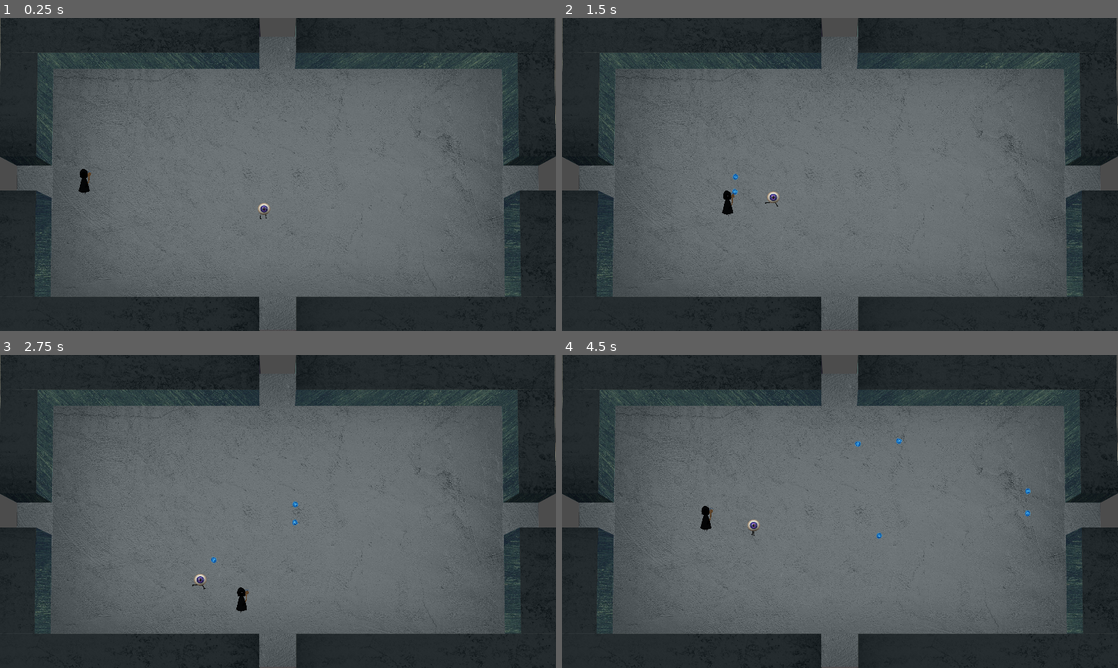
Above: before the commit, frames 1-4 (two rows, left to right).
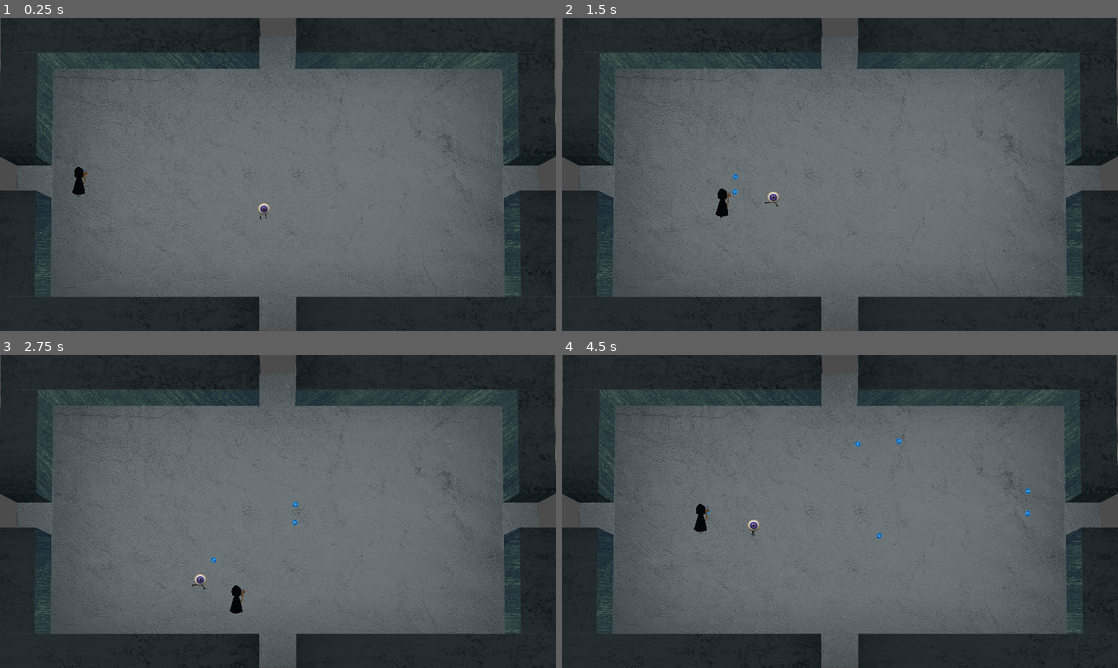
Above: after the commit, the same moments.

Repository: fleet3123/ggj2021
Game: Godot game, scene res://main.tscn
Two runs of this game, one before a commit and one after it. Both use one fixed random seed, a clock stepped at 60 frames per second and the inputs below.
Inputs (mouse positions are in pixels of both pictures, inside the frame that each line leads up to):
- Up to frame 1 (0.25 s): no input
- Up to frame 2 (1.5 s): tap Enter at 0.5 s; move the mouse to (962, 158) at 0.52 s; hold D (move_right) 0.53-1.28 s; tap Space (interact) at 0.6, 1.35 s; move the mouse to (728, 190) at 1.27 s; hold S (move_down) from 1.28 s (still down)
- Up to frame 3 (2.75 s): move the mouse to (333, 442) at 2.02 s; release S (move_down) at 2.03 s; hold D (move_right) from 2.03 s (still down); tap Space (interact) at 2.1 s
- Up to frame 4 (4.5 s): move the mouse to (812, 574) at 2.77 s; release D (move_right) at 2.78 s; hold W (move_up) 2.78-3.53 s; tap Space (interact) at 2.85, 3.6, 4.35 s; move the mouse to (1006, 558) at 3.52 s; hold A (move_left) from 3.53 s (still down); move the mouse to (673, 464) at 4.27 s

The runs differ from the first frame. In frame 1, 0.2% of the frame differs, in the area x 13-17%, y 47-58%; in frame 2, 0.2%, in the area x 27-31%, y 54-65%; in frame 3, 0.2%; in frame 4, 0.2%.

Commit message:
updated PlayerFrames

Diff:
--- a/Actors/Player.tscn
+++ b/Actors/Player.tscn
@@ -2,9 +2,9 @@
 
 [ext_resource path="res://Actors/Bullet.tscn" type="PackedScene" id=1]
 [ext_resource path="res://Scripts/Player.gd" type="Script" id=2]
-[ext_resource path="res://PlayerFrames/Figur_Profil_Links.png" type="Texture" id=3]
+[ext_resource path="res://PlayerFrames/Figur_Links.png" type="Texture" id=3]
 [ext_resource path="res://PlayerFrames/Figur_Back.png" type="Texture" id=4]
-[ext_resource path="res://PlayerFrames/Figur_Profil_Rechts.png" type="Texture" id=5]
+[ext_resource path="res://PlayerFrames/Figur_Rechts.png" type="Texture" id=5]
 [ext_resource path="res://PlayerFrames/Figur_Front.png" type="Texture" id=18]
 
 [sub_resource type="SpriteFrames" id=1]
@@ -12,16 +12,6 @@
 "frames": [ ExtResource( 18 ) ],
 "loop": true,
 "name": "IdleDown",
-"speed": 5.0
-}, {
-"frames": [ ExtResource( 18 ) ],
-"loop": false,
-"name": "Interact",
-"speed": 30.0
-}, {
-"frames": [ ExtResource( 5 ) ],
-"loop": true,
-"name": "IdleRight",
 "speed": 5.0
 }, {
 "frames": [ ExtResource( 3 ) ],
@@ -36,13 +26,13 @@
 }, {
 "frames": [ ExtResource( 5 ) ],
 "loop": true,
-"name": "MoveRight",
-"speed": 10.0
+"name": "IdleRight",
+"speed": 5.0
 }, {
 "frames": [ ExtResource( 18 ) ],
-"loop": true,
-"name": "MoveDown",
-"speed": 10.0
+"loop": false,
+"name": "Interact",
+"speed": 30.0
 }, {
 "frames": [ ExtResource( 3 ) ],
 "loop": true,
@@ -52,6 +42,16 @@
 "frames": [ ExtResource( 4 ) ],
 "loop": true,
 "name": "MoveUp",
+"speed": 10.0
+}, {
+"frames": [ ExtResource( 5 ) ],
+"loop": true,
+"name": "MoveRight",
+"speed": 10.0
+}, {
+"frames": [ ExtResource( 18 ) ],
+"loop": true,
+"name": "MoveDown",
 "speed": 10.0
 } ]
 
@@ -81,6 +81,7 @@
 ]]
 scale = Vector2( 0.3, 0.3 )
 z_index = 1
+collision_layer = 7
 script = ExtResource( 2 )
 Bullet = ExtResource( 1 )
 
Binary file changed: PlayerFrames/Figur_Back.png
Binary file changed: PlayerFrames/Figur_Front.png
Binary file added: PlayerFrames/Figur_Links.png
Not shown, changed: PlayerFrames/Figur_Links.png.import
Binary file removed: PlayerFrames/Figur_Profil_Links.png
Binary file removed: PlayerFrames/Figur_Profil_Rechts.png
Binary file added: PlayerFrames/Figur_Rechts.png
Not shown, changed: PlayerFrames/Figur_Rechts.png.import
